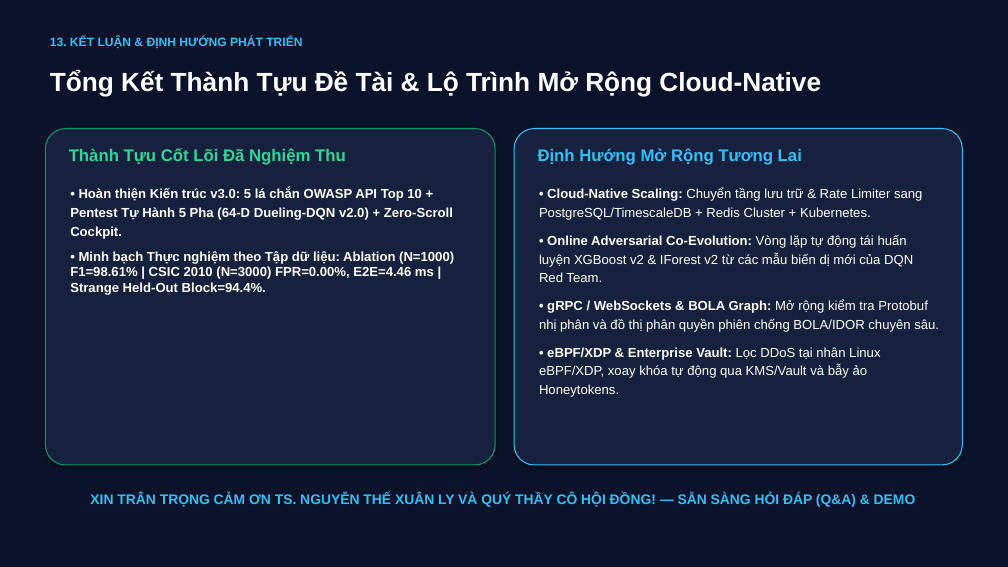
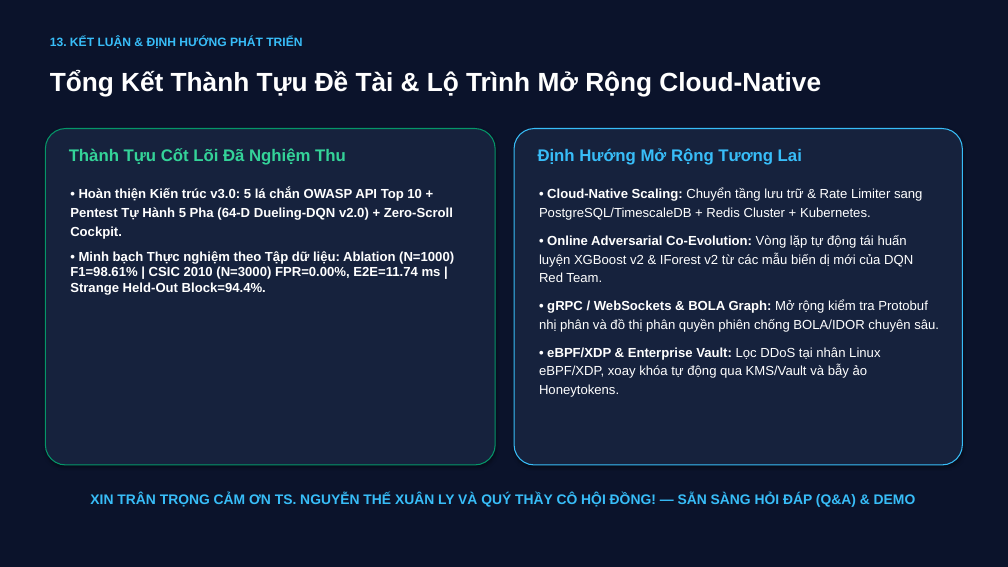
Before and after one commit to vcongggggg/pbl6, a slide deck: slide 14 of docs/reports/PBL6_Academic_Defense_Slides.pptx. Drawn at 1008x567 pixels with LibreOffice and Linux fonts; fonts in the diff are those of the drawing. Boxes give left, top, right and bottom in pixels: in the first picture for what was removed or moved away, otherwise in the second. Text is boxed around its words. In the diff, an @@ line names an element or a change of style, - is before the commit and + after.

```diff
--- a/docs/reports/PBL6_Academic_Defense_Slides.pptx
+++ b/docs/reports/PBL6_Academic_Defense_Slides.pptx
@@ text at <box>70,251,454,295</box>: text changed @@
-• Minh bạch Thực nghiệm theo Tập dữ liệu: Ablation (N=1000) F1=98.61% | CSIC 2010 (N=3000) FPR=0.00%, E2E=4.46 ms | Strange Held-Out Block=94.4%.
+• Minh bạch Thực nghiệm theo Tập dữ liệu: Ablation (N=1000) F1=98.61% | CSIC 2010 (N=3000) FPR=0.00%, E2E=11.74 ms | Strange Held-Out Block=94.4%.
```
Also in this commit, not shown: 1 other slide changed, 14 other files.
